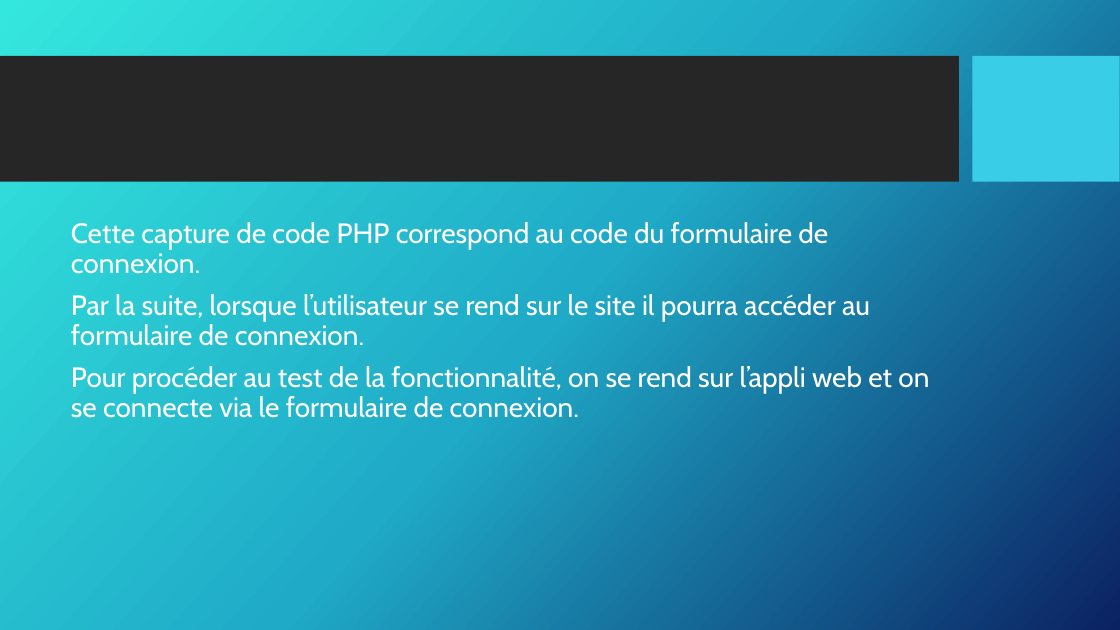
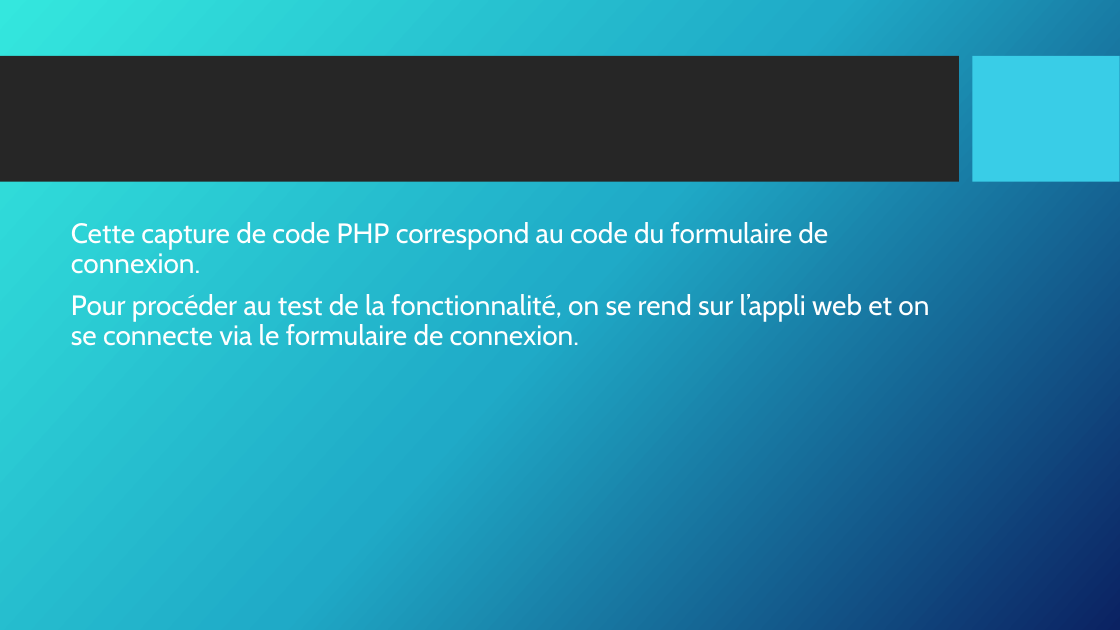
Before and after one commit to vincentsn2/Projet_BTS_Tracking_GPS, a slide deck: slide 57 of Dossier/Arthur/revueArthurBRICE1.pptx (slide 58 before the commit). Drawn at 1120x630 pixels with LibreOffice and Linux fonts; fonts in the diff are those of the drawing; background and template pictures are left out. Boxes give left, top, right and bottom in pixels: in the first picture for what was removed or moved away, otherwise in the second. Text is boxed around its words. In the diff, an @@ line names an element or a change of style, - is before the commit and + after.

```diff
--- a/Dossier/Arthur/revueArthurBRICE1.pptx
+++ b/Dossier/Arthur/revueArthurBRICE1.pptx
@@ text at (71, 294, 870, 346): paragraph removed @@
-Par la suite, lorsque l’utilisateur se rend sur le site il pourra accéder au formulaire de connexion.
```
Also in this commit, not shown: 4 other slides changed, 1 slide removed, 2 other files.
